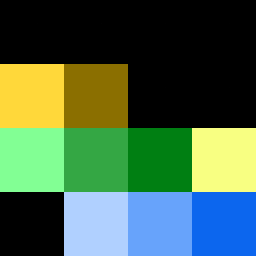
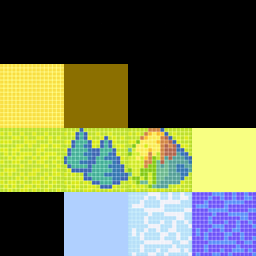
Layers edited between the first and the second 256x256 image:
added layer "foam_tile" above "ocean_tile" over <box>128,192,192,256</box>
added layer "ocean_tile" above "sand_tile" over <box>192,192,256,256</box>
added layer "sand_tile" above "mountain_tile" over <box>0,64,64,128</box>
added layer "mountain_tile" above "forest_tile" over <box>128,128,192,192</box>
added layer "forest_tile" above "grass_tile" over <box>64,128,128,192</box>
added layer "grass_tile" above "Layer 0 copy 3" over <box>0,128,64,192</box>
